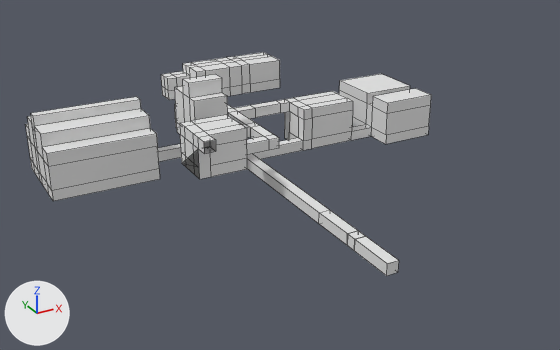
The Blender file Blender Team/Garrett's work/FaccillityMap.blend: old version first, new version second.
One viewpoint serves both versions: a 50 mm lens placed at (-72.7, -131.0, 55.1), pointed at (-11.5, -19.8, -0.5). Arrows for +X, +Y and +Z are at lower left; the lights stay in place. Mesh edges are drawn as thin lines.
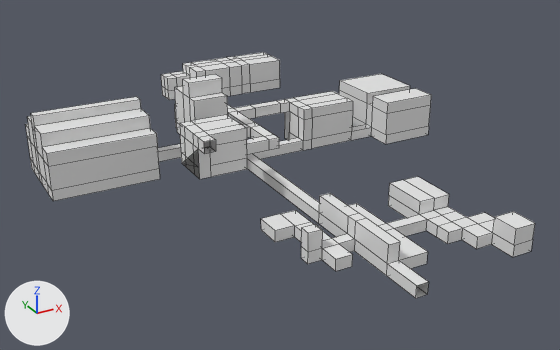
Boxes [x1, y1, x2, y2] around the edits, measured in the pictures (560 x 350 px):
'Cube', reshaped (26% wider, 10% taller)
    before: [25, 52, 431, 276]
    after: [25, 52, 535, 298]
part 1 of me_cube_004, built on
    before: [319, 210, 399, 276]
    after: [261, 176, 535, 298]

Diff of the bpy script that builds the scene:
```diff
--- a/Blender Team/Garrett's work/FaccillityMap.blend.py
+++ b/Blender Team/Garrett's work/FaccillityMap.blend.py
@@ me_cube_004 @@
 # used by ob_cube; location = (0.0, 0.0, 4.7)
-me_cube_004.from_pydata(...)  # 420 vertices, 417 faces; spans x -48.7..28.5, y -54.1..26.2, z -7.5..10.5
+me_cube_004.from_pydata(...)  # 514 vertices, 512 faces; spans x -48.7..28.5, y -60.8..26.2, z -7.5..10.5
+# me_cube_004 part 1
+# 12 vertices are removed from x -13.0..-11.0, y -45.8..-43.8, z -7.5..-5.5
+# 23 faces are deleted
+# 62 vertices are added at x -22.2..10.5, y -60.8..-32.9, z -7.5..-2.4
+# 8 new vertices lie (0.0, 0.0, 3.0) away from vertices in x -13.0..-11.0, y -54.1..-35.5, z -5.5
+# 8 new vertices lie (5.3, 0.0, 0.0) away from vertices in x -11.0, y -54.1..-35.5, z -7.5..-5.5
+# 6 new vertices lie (0.0, -2.5, 0.0) away from vertices in x 0.8..6.7, y -45.8, z -7.5..-5.5
+# 6 new vertices lie (0.0, -2.6, 0.0) away from vertices in x 0.8..6.7, y -48.3, z -7.5..-5.5
+# 5 new vertices lie (0.0, 8.3, 0.0) away from vertices in x 0.8..6.7, y -43.8, z -7.5..-5.5
+# 5 new vertices lie (0.0, 0.0, 2.2) away from vertices in x 0.8..6.7, y -43.8..-35.5, z -5.5
+# 6 new vertices lie (3.8, 0.0, 0.0) away from vertices in x 6.7, y -54.3..-48.3, z -7.5..-5.5
+# 118 new faces join them
```
